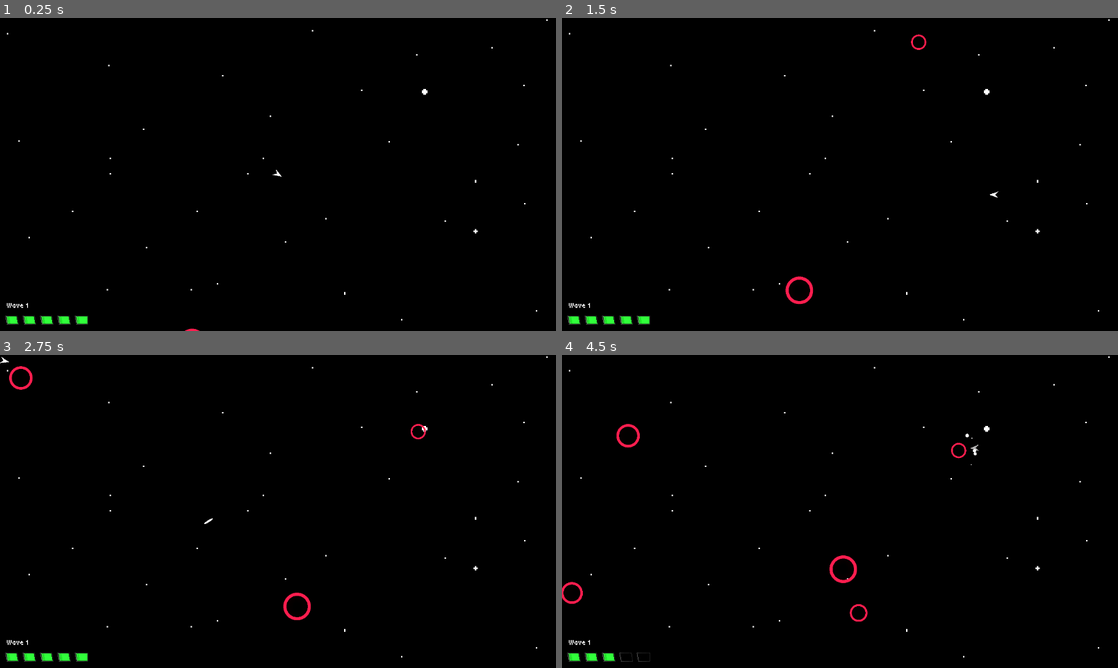
Above: before the commit, frames 1-4 (two rows, left to right).
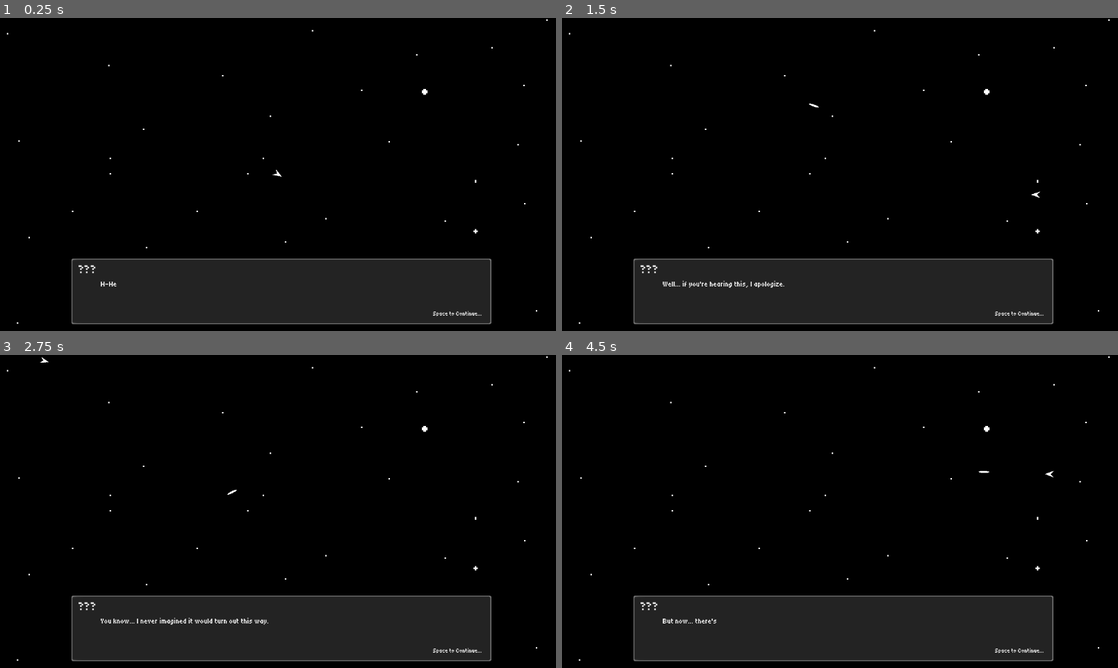
Above: after the commit, the same moments.

Repository: Terrarizer03/Space-Massacre
Game: Godot game, scene res://Scenes/MainScene.tscn
The game is run twice, just before and just after one commit, with the same random seed, the same clock (stepped at 60 frames per second) and the same inputs.
Inputs (mouse positions are in pixels of both pictures, inside the frame that each line leads up to):
- Up to frame 1 (0.25 s): no input
- Up to frame 2 (1.5 s): tap Enter (ui_accept) at 0.5, 0.77, 1.07 s; move the mouse to (962, 158) at 0.52 s; press the mouse at (962, 158) at 0.53 s; hold D (key_right) 0.53-1.28 s; tap Q (dash, bound only after the commit) at 0.8, 1.35 s; move the mouse to (728, 190) at 1.27 s; release the mouse at (728, 190) at 1.28 s; hold S (key_down) from 1.28 s (still down)
- Up to frame 3 (2.75 s): tap Enter (ui_accept) at 1.52, 1.55, 1.82 s; move the mouse to (333, 442) at 2.02 s; release S (key_down) at 2.03 s; hold D (key_right) from 2.03 s (still down); hold Enter (ui_accept) from 2.03 s (still down); click (333, 442) at 2.3 s
- Up to frame 4 (4.5 s): move the mouse to (812, 574) at 2.77 s; release D (key_right) at 2.78 s; release Enter (ui_accept) at 2.78 s; hold W (key_up) 2.78-3.53 s; click (812, 574) at 2.85 s; tap Enter (ui_accept) at 3.02, 3.32 s; tap Q (dash, bound only after the commit) at 3.05, 3.6 s; move the mouse to (1006, 558) at 3.52 s; hold Enter (ui_accept) 3.53-4.28 s; hold A (key_left) from 3.53 s (still down); move the mouse to (673, 464) at 4.27 s; click (673, 464) at 4.35 s

The runs differ from the first frame. In frame 1, 16% of the frame differs, in the area x 0-89%, y 76-100%; in frame 2, 16%; in frame 3, 16%; in frame 4, 16%, in the area x 0-89%, y 22-98%.

Commit message:
Added Dialogue At The Start

Diff:
--- /dev/null
+++ b/Dialogue/dialogue.gd
@@ -0,0 +1,97 @@
+extends CanvasLayer
+
+var dialogue = [
+	{ "name": "???", "text": "H-Hello? Is this signal being received?" },
+	{ "name": "???", "text": "Well... if you're hearing this, I apologize." },
+	{ "name": "???", "text": "*They* have you trapped and surrounded." },
+	{ "name": "???", "text": "You know... I never imagined it would turn out this way." },
+	{ "name": "???", "text": "I always thought you'd make it home." },
+	{ "name": "???", "text": "But now... there's no rescue ship, no backup." },
+	{ "name": "???", "text": "They're closing in. Fast." },
+	{ "name": "???", "text": "This wasn't supposed to happen. Not to you." },
+	{ "name": "???", "text": "I'm... I'm sorry." },
+	{ "name": "???", "text": "Good luck." }
+]
+
+var current_dialogue_index = 0
+var is_dialogue_active = false
+var is_typing = false
+var current_text = ""
+var target_text = ""
+var char_index = 0
+var type_speed = 0.05  # Time between characters (lower = faster)
+
+@onready var dialogue_sound = $DialogueSound
+@onready var name_label = $NinePatchRect/Name
+@onready var chat_label = $NinePatchRect/Chat
+@onready var type_timer = Timer.new()
+
+func _ready() -> void:
+	# Setup the typing timer
+	add_child(type_timer)
+	type_timer.wait_time = type_speed
+	type_timer.timeout.connect(_on_type_timer_timeout)
+	start_dialogue()
+
+func _input(event):
+	if is_dialogue_active and event.is_action_pressed("ui_accept"):
+		if is_typing:
+			# Skip the typing animation
+			skip_typing()
+		else:
+			# Move to next dialogue
+			next_dialogue()
+
+func start_dialogue():
+	if dialogue.size() > 0:
+		is_dialogue_active = true
+		current_dialogue_index = 0
+		show_current_dialogue()
+
+func show_current_dialogue():
+	if current_dialogue_index < dialogue.size():
+		name_label.text = dialogue[current_dialogue_index]['name']
+		target_text = dialogue[current_dialogue_index]['text']
+		start_typing()
+	else:
+		end_dialogue()
+
+func start_typing():
+	is_typing = true
+	current_text = ""
+	char_index = 0
+	chat_label.text = ""
+	type_timer.start()
+
+func _on_type_timer_timeout():
+	if char_index < target_text.length():
+		current_text += target_text[char_index]
+		chat_label.text = current_text
+		char_index += 1
+		dialogue_sound.play()
+	else:
+		# Finished typing
+		finish_typing()
+
+func skip_typing():
+	type_timer.stop()
+	chat_label.text = target_text
+	current_text = target_text
+	char_index = target_text.length()
+	finish_typing()
+
+func finish_typing():
+	is_typing = false
+	type_timer.stop()
+
+func next_dialogue():
+	current_dialogue_index += 1
+	if current_dialogue_index < dialogue.size():
+		show_current_dialogue()
+	else:
+		end_dialogue()
+
+func end_dialogue():
+	is_dialogue_active = false
+	visible = false
+	queue_free()
--- /dev/null
+++ b/Dialogue/dialogue.tscn
@@ -0,0 +1,51 @@
+[gd_scene load_steps=5 format=3 uid="uid://ch1sqe2h8jrw5"]
+
+[ext_resource type="Texture2D" uid="uid://ct26n0mhjgfcr" path="res://Dialogue/Sprites/DialogueBox.png" id="1_17dwh"]
+[ext_resource type="Script" path="res://Dialogue/dialogue.gd" id="1_pwek5"]
+[ext_resource type="FontFile" uid="uid://bqsnnjxx5gsot" path="res://Assets/Fonts/Tiny5/Tiny5-Regular.ttf" id="2_6wxhc"]
+[ext_resource type="AudioStream" uid="uid://ulvjfcqb0gi1" path="res://Assets/Sound/DialogueSound(2).wav" id="4_homh3"]
+
+[node name="Dialogue" type="CanvasLayer"]
+script = ExtResource("1_pwek5")
+
+[node name="NinePatchRect" type="NinePatchRect" parent="."]
+offset_left = 148.0
+offset_top = 498.0
+offset_right = 1018.0
+offset_bottom = 634.0
+texture = ExtResource("1_17dwh")
+patch_margin_left = 4
+patch_margin_top = 4
+patch_margin_right = 5
+patch_margin_bottom = 5
+
+[node name="Name" type="RichTextLabel" parent="NinePatchRect"]
+offset_left = 15.0
+offset_top = 8.0
+offset_right = 84.0
+offset_bottom = 48.0
+theme_override_fonts/normal_font = ExtResource("2_6wxhc")
+theme_override_font_sizes/normal_font_size = 25
+text = "Name"
+
+[node name="Chat" type="RichTextLabel" parent="NinePatchRect"]
+offset_left = 61.0
+offset_top = 44.0
+offset_right = 674.0
+offset_bottom = 123.0
+theme_override_fonts/normal_font = ExtResource("2_6wxhc")
+theme_override_font_sizes/normal_font_size = 15
+text = "chatting..."
+
+[node name="PressSpaceToContinue" type="RichTextLabel" parent="NinePatchRect"]
+layout_mode = 0
+offset_left = 749.0
+offset_top = 107.0
+offset_right = 891.0
+offset_bottom = 147.0
+theme_override_fonts/normal_font = ExtResource("2_6wxhc")
+theme_override_font_sizes/normal_font_size = 12
+text = "Space to Continue..."
+
+[node name="DialogueSound" type="AudioStreamPlayer" parent="."]
+stream = ExtResource("4_homh3")
--- /dev/null
+++ b/Dialogue/json/StartDialogue.json
@@ -0,0 +1,12 @@
+[
+  { "name": "???", "text": "H-Hello? Is this signal being received?" },
+  { "name": "???", "text": "Well... if you're hearing this, I apologize." },
+  { "name": "???", "text": "*They* have you trapped and surrounded." },
+  { "name": "???", "text": "You know... I never imagined it would turn out this way." },
+  { "name": "???", "text": "I always thought you'd make it home." },
+  { "name": "???", "text": "But now... there's no rescue ship, no backup." },
+  { "name": "???", "text": "They're closing in. Fast." },
+  { "name": "???", "text": "This wasn’t supposed to happen. Not to you." },
+  { "name": "???", "text": "I'm... I'm sorry." },
+  { "name": "???", "text": "Good luck." }
+]
--- a/Scenes/MainScene.tscn
+++ b/Scenes/MainScene.tscn
@@ -1,10 +1,11 @@
-[gd_scene load_steps=9 format=4 uid="uid://cquhu5krdarw1"]
+[gd_scene load_steps=10 format=4 uid="uid://cquhu5krdarw1"]
 
 [ext_resource type="Script" path="res://Scripts/MainScene.gd" id="1_e7sby"]
 [ext_resource type="PackedScene" uid="uid://cehac684mpxhw" path="res://Scenes/Player.tscn" id="1_gl0cg"]
 [ext_resource type="Texture2D" uid="uid://b67064foqqdcq" path="res://Assets/Tilemap/New Piskel (39).png" id="2_gnpus"]
 [ext_resource type="PackedScene" uid="uid://bnw5mtw5624t5" path="res://Scenes/PlayerHealth/healthContainer.tscn" id="4_tq640"]
 [ext_resource type="FontFile" uid="uid://bqsnnjxx5gsot" path="res://Assets/Fonts/Tiny5/Tiny5-Regular.ttf" id="5_0x3xc"]
+[ext_resource type="AudioStream" uid="uid://bu4cjpfdjqlno" path="res://Assets/Sound/WaveEndSound.wav" id="6_buuvg"]
 
 [sub_resource type="TileSetAtlasSource" id="TileSetAtlasSource_6p6pg"]
 texture = ExtResource("2_gnpus")
@@ -3515,4 +3516,7 @@
 offset_right = 169.0
 offset_bottom = 609.0
 theme_override_fonts/font = ExtResource("5_0x3xc")
-text = "Wave 1 "
+
+[node name="WaveEndSound" type="AudioStreamPlayer" parent="."]
+stream = ExtResource("6_buuvg")
+volume_db = -10.0
--- a/Scenes/PlayerHealth/heartgui.tscn
+++ b/Scenes/PlayerHealth/heartgui.tscn
@@ -1,7 +1,7 @@
 [gd_scene load_steps=3 format=3 uid="uid://dc3a2lgl1hhnr"]
 
-[ext_resource type="Texture2D" uid="uid://cgugq8ngr8oh4" path="res://Assets/Sprites/New Piskel (48).png" id="1_vt3b8"]
 [ext_resource type="Script" path="res://Scripts/heartgui.gd" id="1_y8gbq"]
+[ext_resource type="Texture2D" uid="uid://chqa7rr2mo0qu" path="res://Assets/Sprites/New Piskel (52).png" id="2_amjtw"]
 
 [node name="Panel" type="Panel"]
 self_modulate = Color(1, 1, 1, 0)
@@ -12,7 +12,7 @@
 
 [node name="Sprite2D" type="Sprite2D" parent="."]
 position = Vector2(16, 13)
-texture = ExtResource("1_vt3b8")
+texture = ExtResource("2_amjtw")
 hframes = 2
 vframes = 2
 frame = 1
--- a/Scripts/MainScene.gd
+++ b/Scripts/MainScene.gd
@@ -7,6 +7,7 @@
 var spawned_enemies = 0
 
 # preloads ------------
+var dialogue_scene = preload("res://Dialogue/dialogue.tscn")
 var circle_enemy = preload("res://Scenes/Enemies/CircleEnemy.tscn")
 var triangle_enemy = preload("res://Scenes/Enemies/TriangleEnemy.tscn")
 var square_enemy = preload("res://Scenes/Enemies/SquareEnemy.tscn")
@@ -17,13 +18,7 @@
 @onready var Player = $Player
 
 func _ready() -> void:
-	heartcontainer.setMaxHearts(Player.max_health)
-	heartcontainer.updateHearts(Player.health)
-	Player.healthChanged.connect(heartcontainer.updateHearts)
-	spawn_square_enemy()
-	spawn_circle_enemy()
-	spawn_triangle_enemy()
-	wave_function()
+	gameStart()
 
 func spawn_circle_enemy():
 	while true:
@@ -68,6 +63,8 @@
 			await get_tree().create_timer(0.1).timeout
 
 func wave_function():
+	if wave >= 1:
+		$WaveEndSound.play()
 	wave += 1
 	spawning = true
 	spawned_enemies = 0
@@ -154,3 +151,24 @@
 			spawn_pos.y = screen_height + spawn_margin
 
 	return spawn_pos
+
+func gameStart():
+	# Instantiate and show dialogue
+	var dialogue_instance = dialogue_scene.instantiate()
+	add_child(dialogue_instance)
+
+	# Wait for dialogue to finish (it will queue_free itself when done)
+	while dialogue_instance != null and is_instance_valid(dialogue_instance):
+		await get_tree().process_frame
+
+	# Small delay after dialogue ends
+	await get_tree().create_timer(2).timeout
+
+	# Now start the game
+	heartcontainer.setMaxHearts(Player.max_health)
+	heartcontainer.updateHearts(Player.health)
+	Player.healthChanged.connect(heartcontainer.updateHearts)
+	spawn_square_enemy()
+	spawn_circle_enemy()
+	spawn_triangle_enemy()
+	wave_function()
--- a/Scripts/enemy.gd
+++ b/Scripts/enemy.gd
@@ -56,7 +56,6 @@
 	if health <= 0:
 		spawnPowerUp()
 		death(bullet)
-		queue_free()
 
 func _on_damage_hitbox_body_entered(body: Node2D) -> void:
 	if body.is_in_group("Player"):
--- a/Scripts/health_container.gd
+++ b/Scripts/health_container.gd
@@ -1,15 +1,6 @@
 extends HBoxContainer
 
 @onready var heartgui = preload("res://Scenes/PlayerHealth/heartgui.tscn")
-
-# Called when the node enters the scene tree for the first time.
-func _ready() -> void:
-	pass # Replace with function body.
-
-
-# Called every frame. 'delta' is the elapsed time since the previous frame.
-func _process(delta: float) -> void:
-	pass
 
 func setMaxHearts(max: int):
 	for i in range(max):
--- a/Scripts/heartgui.gd
+++ b/Scripts/heartgui.gd
@@ -13,8 +13,8 @@
 	var is_last_heart = parent_container.get_child(-1) == self
 
 	if is_last_heart:
-		if whole: sprite.frame = 3  # Last heart, full
-		else: sprite.frame = 1      # Last heart, empty
+		if whole: sprite.frame = 2  # Last heart, full
+		else: sprite.frame = 3      # Last heart, empty
 	else:
 		if whole: sprite.frame = 0  # Regular heart, full
-		else: sprite.frame = 2      # Regular heart, empty
+		else: sprite.frame = 1      # Regular heart, empty
--- a/Scripts/player.gd
+++ b/Scripts/player.gd
@@ -16,7 +16,6 @@
 var laser_shoot = preload("res://Assets/Sound/laserShoot.wav")
 
 # variables -------------
-var is_dashing = false
 var shoot_ready = true
 var speed_up = false
 var atk_speed_up = false
@@ -25,6 +24,12 @@
 var iframes = false
 var attackmult := 2
 var speedmult := 1.5
+var is_dashing = false
+var can_dash = true
+var dash_speed = 1000.0
+var dash_duration = 0.2
+var dash_cooldown = 0.5
+
 
 # Exports -------------
 @export var MAX_SPEED = 450.0
@@ -35,6 +40,8 @@
 
 # On Ready -------------
 @onready var screen_size = get_viewport_rect()
+@onready var PlayerSprite = $Sprite2D
+
 # ==================
 
 func _ready() -> void:
@@ -58,6 +65,9 @@
 	look_at(get_global_mouse_position())
 	if Input.is_action_pressed("attack"):
 		fire()
+
+	if Input.is_action_just_pressed("dash"):
+		dash()
 
 	move_and_slide()
 
@@ -103,6 +113,58 @@
 	await get_tree().create_timer(0.5).timeout
 	iframes = false
 
+func create_dash_trail():
+	var ghost = Sprite2D.new()
+	ghost.texture = PlayerSprite.texture
+	ghost.global_position = global_position
+	ghost.global_rotation = global_rotation + deg_to_rad(90)
+	ghost.scale = scale * 2.5
+	ghost.modulate = Color(1, 1, 1, 0.5)
+
+	get_parent().add_child(ghost)  # Add to the scene
+
+	# Tween to fade out and remove the ghost
+	var tween = get_tree().create_tween()
+	tween.tween_property(ghost, "modulate:a", 0, 0.3)  # Fade out in 0.3s
+	await tween.finished
+	ghost.queue_free()  # Delete after fading out
+# ------------------------------------ #
+
+func dash():
+	if is_dashing or not can_dash:
+		return  # Prevent multiple dashes at once
+
+	can_dash = false
+	is_dashing = true
+	iframes = true # Optional: Make the player invincible during dash
+	PlayerSprite.self_modulate.a8 = 100
+	set_collision_layer_value(1, false)
+	set_collision_mask_value(1, false)
+	set_collision_layer_value(2, false)
+	set_collision_mask_value(2, false)
+
+	var dash_direction = velocity.normalized()
+	if dash_direction == Vector2.ZERO:
+		dash_direction = Vector2.RIGHT.rotated(rotation)  # Default to facing direction if not moving
+
+	velocity = dash_direction * dash_speed
+	var trail_timer = dash_duration / 5  # Adjust this for smoother trails
+	for i in range(5):  # Create 5 ghost images
+		create_dash_trail()
+		await get_tree().create_timer(trail_timer).timeout  # Small delay
+
+	PlayerSprite.self_modulate.a8 = 255
+	set_collision_layer_value(1, true)
+	set_collision_mask_value(1, true)
+	set_collision_layer_value(2, true)
+	set_collision_mask_value(2, true)
+	is_dashing = false
+	iframes = false  # Remove invincibility
+	velocity = Vector2.ZERO  # Stop the dash
+	await get_tree().create_timer(dash_cooldown).timeout
+
+	can_dash = true  # Reset cooldown
+
 # Power Ups ==================
 func strength_power_up():
 	$PickupCoin.play()
--- a/Scripts/triangle_enemy.gd
+++ b/Scripts/triangle_enemy.gd
@@ -28,7 +28,7 @@
 # ===============================
 
 func _ready() -> void:
-	health = randi_range(3, 5)
+	health = randi_range(2, 3)
 	bullet_amount = MAX_BULLETS
 	scale = Vector2(0.1, 0.1)
 	tween.tween_property(self, "scale", final_scale, 1.0).set_trans(Tween.TRANS_BACK).set_ease(Tween.EASE_OUT)
--- a/project.godot
+++ b/project.godot
@@ -26,21 +26,25 @@
 key_left={
 "deadzone": 0.5,
 "events": [Object(InputEventKey,"resource_local_to_scene":false,"resource_name":"","device":-1,"window_id":0,"alt_press …(191 unchanged characters)…
+, Object(InputEventKey,"resource_local_to_scene":false,"resource_name":"","device":-1,"window_id":0,"alt_pressed":false,"shift_pressed":false,"ctrl_pressed":false,"meta_pressed":false,"pressed":false,"keycode":0,"physical_keycode":4194319,"key_label":0,"unicode":0,"location":0,"echo":false,"script":null)
 ]
 }
 key_right={
 "deadzone": 0.5,
 "events": [Object(InputEventKey,"resource_local_to_scene":false,"resource_name":"","device":-1,"window_id":0,"alt_press …(192 unchanged characters)…
+, Object(InputEventKey,"resource_local_to_scene":false,"resource_name":"","device":-1,"window_id":0,"alt_pressed":false,"shift_pressed":false,"ctrl_pressed":false,"meta_pressed":false,"pressed":false,"keycode":0,"physical_keycode":4194321,"key_label":0,"unicode":0,"location":0,"echo":false,"script":null)
 ]
 }
 key_up={
 "deadzone": 0.5,
 "events": [Object(InputEventKey,"resource_local_to_scene":false,"resource_name":"","device":-1,"window_id":0,"alt_press …(192 unchanged characters)…
+, Object(InputEventKey,"resource_local_to_scene":false,"resource_name":"","device":-1,"window_id":0,"alt_pressed":false,"shift_pressed":false,"ctrl_pressed":false,"meta_pressed":false,"pressed":false,"keycode":0,"physical_keycode":4194320,"key_label":0,"unicode":0,"location":0,"echo":false,"script":null)
 ]
 }
 key_down={
 "deadzone": 0.5,
 "events": [Object(InputEventKey,"resource_local_to_scene":false,"resource_name":"","device":-1,"window_id":0,"alt_press …(192 unchanged characters)…
+, Object(InputEventKey,"resource_local_to_scene":false,"resource_name":"","device":-1,"window_id":0,"alt_pressed":false,"shift_pressed":false,"ctrl_pressed":false,"meta_pressed":false,"pressed":false,"keycode":0,"physical_keycode":4194322,"key_label":0,"unicode":0,"location":0,"echo":false,"script":null)
 ]
 }
 attack={
@@ -48,3 +52,14 @@
 "events": [Object(InputEventMouseButton,"resource_local_to_scene":false,"resource_name":"","device":-1,"window_id":0,"a …(253 unchanged characters)…
 ]
 }
+dash={
+"deadzone": 0.5,
+"events": [Object(InputEventKey,"resource_local_to_scene":false,"resource_name":"","device":-1,"window_id":0,"alt_pressed":false,"shift_pressed":false,"ctrl_pressed":false,"meta_pressed":false,"pressed":false,"keycode":0,"physical_keycode":81,"key_label":0,"unicode":113,"location":0,"echo":false,"script":null)
+, Object(InputEventKey,"resource_local_to_scene":false,"resource_name":"","device":-1,"window_id":0,"alt_pressed":false,"shift_pressed":false,"ctrl_pressed":false,"meta_pressed":false,"pressed":false,"keycode":0,"physical_keycode":4194325,"key_label":0,"unicode":0,"location":0,"echo":false,"script":null)
+]
+}
+d_accept={
+"deadzone": 0.5,
+"events": [Object(InputEventKey,"resource_local_to_scene":false,"resource_name":"","device":-1,"window_id":0,"alt_pressed":false,"shift_pressed":false,"ctrl_pressed":false,"meta_pressed":false,"pressed":false,"keycode":0,"physical_keycode":32,"key_label":0,"unicode":32,"location":0,"echo":false,"script":null)
+]
+}
Not shown, added: Assets/Sound/DialogueSound(2).wav.import
Not shown, added: Assets/Sound/DialogueSound.wav.import
Not shown, added: Assets/Sound/WaveEndSound.wav.import
Binary file added: Assets/Sprites/New Piskel (49).png
Not shown, added: Assets/Sprites/New Piskel (49).png.import
Binary file added: Assets/Sprites/New Piskel (50).png
Not shown, added: Assets/Sprites/New Piskel (50).png.import
Binary file added: Assets/Sprites/New Piskel (51).png
Not shown, added: Assets/Sprites/New Piskel (51).png.import
Binary file added: Assets/Sprites/New Piskel (52).png
Not shown, added: Assets/Sprites/New Piskel (52).png.import
Binary file added: Dialogue/Sprites/DialogueBox.png
(and 5 more such lines)
